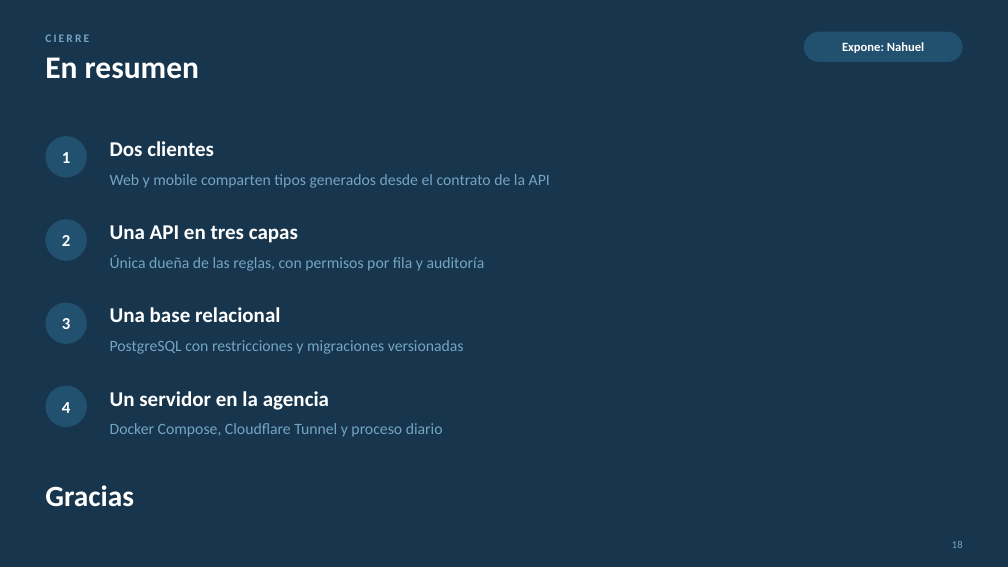
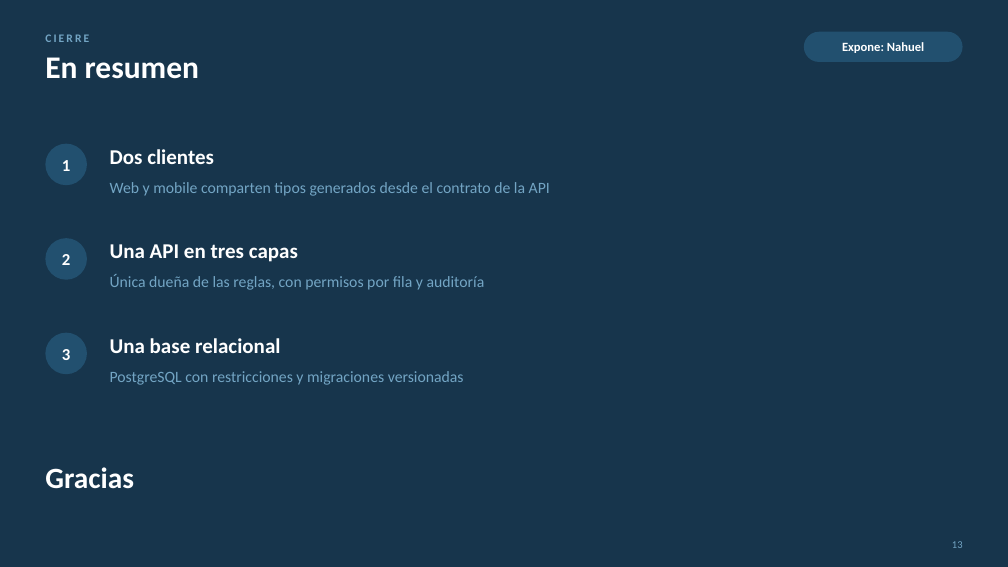
Before and after one commit to FranLuciano04/Vault-Rumbo, a slide deck: slide 13 of 07-Entregables/Video IA/Rumbo — parte técnica (presentación).pptx (slide 18 before the commit). Drawn at 1008x567 pixels with LibreOffice and Linux fonts; fonts in the diff are those of the drawing. Boxes give left, top, right and bottom in pixels: in the first picture for what was removed or moved away, otherwise in the second. Text is boxed around its words. In the diff, an @@ line names an element or a change of style, - is before the commit and + after.

```diff
--- a/07-Entregables/Video IA/Rumbo — parte técnica (presentación).pptx
+++ b/07-Entregables/Video IA/Rumbo — parte técnica (presentación).pptx
@@ 3 texts, 1 ellipse: place and size @@
-3 texts, 1 ellipse at [45, 136, 550, 188]
+3 texts, 1 ellipse at [45, 144, 550, 196]
@@ 3 texts, 1 ellipse: place and size @@
-3 texts, 1 ellipse at [45, 219, 485, 271]
+3 texts, 1 ellipse at [45, 238, 485, 290]
@@ 3 texts, 1 ellipse: place and size @@
-3 texts, 1 ellipse at [45, 302, 464, 354]
+3 texts, 1 ellipse at [45, 333, 464, 385]
@@ ellipse removed at [45, 386, 87, 427] @@
@@ text removed at [62, 402, 70, 413] @@
-4
@@ text removed at [110, 391, 329, 410] @@
-Un servidor en la agencia
@@ text removed at [110, 423, 443, 437] @@
-Docker Compose, Cloudflare Tunnel y proceso diario
@@ text "Gracias": place and size @@
-text "Gracias" at [45, 485, 134, 507]
+text "Gracias" at [45, 467, 134, 489]
```
Also in this commit, not shown: 8 other slides changed, 3 slides added, 8 slides removed, 3 other files.
